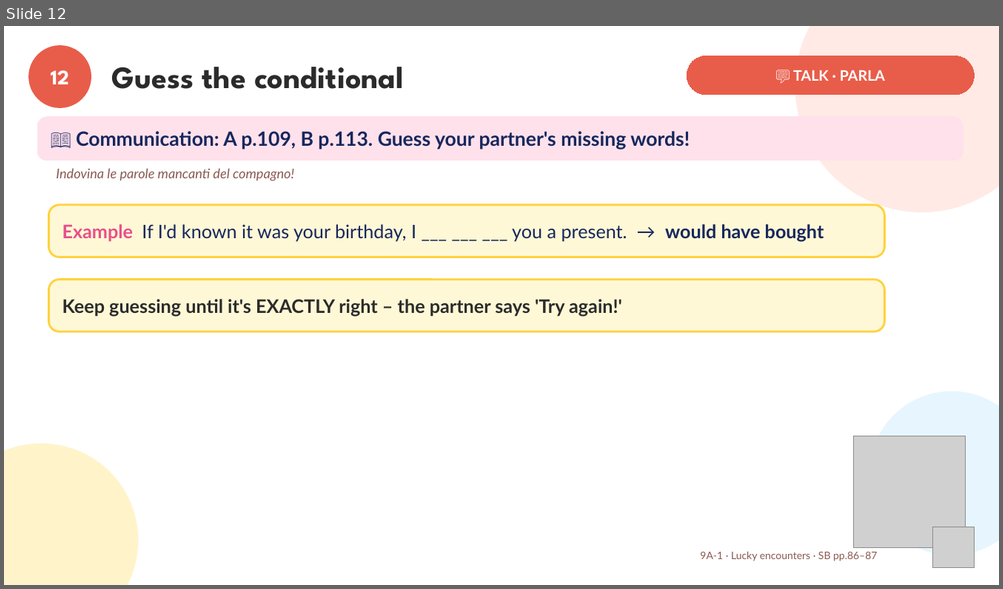
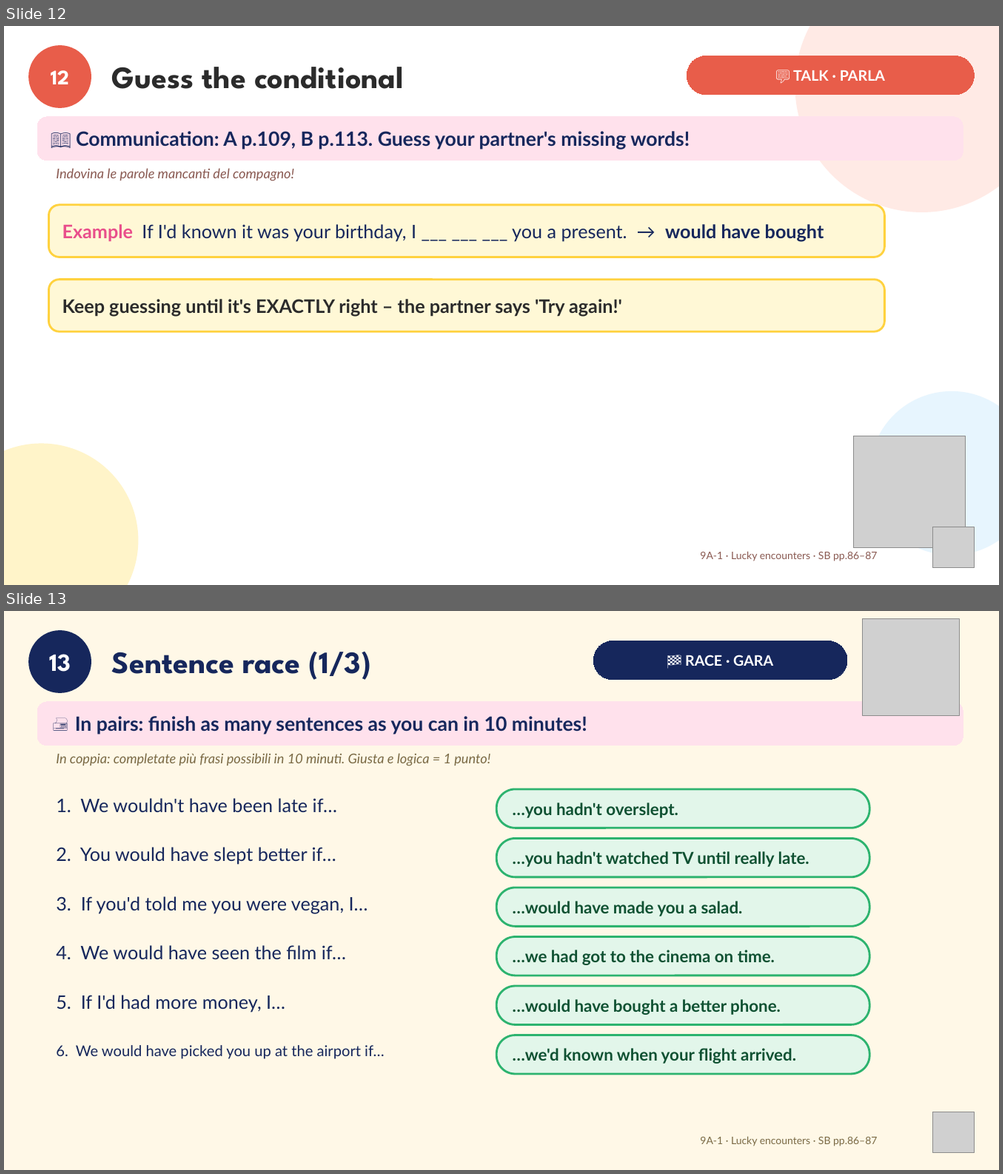
Before and after one commit to londonlanguageschool/Bagheria-, a slide deck: materials/B1/B1_9A-1_Lucky_encounters.pptx. Shown one above the other, each under a label of ours: slide 12 before the commit, slides 12 and 13 after it. The pictures are 1003x589 and 1003x1174 pixels, drawn with LibreOffice and Linux fonts; fonts in the diff are those of the drawing; grey boxes stand for pictures. Boxes give left, top, right and bottom in pixels: in the first picture for what was removed or moved away, otherwise in the second. Text is boxed around its words. In the diff, an @@ line names an element or a change of style, - is before the commit and + after.

```diff
--- a/materials/B1/B1_9A-1_Lucky_encounters.pptx
+++ b/materials/B1/B1_9A-1_Lucky_encounters.pptx
@@ slide 13 added at (4,611,999,1170), background #FFF8E7 @@
@@ ellipse added at (30,632,90,692), fill #16275C, outline #16275C 3 pt, 24 pt, text #FFFFFF, bold @@
+13
@@ picture added at (862,618,959,715) @@
@@ text added at (112,651,371,680), 30 pt, text #16275C, bold @@
+Sentence race (1/3)
@@ rounded rectangle added at (594,641,847,680), fill #16275C, outline #16275C 0.75 pt, 14 pt, text #FFFFFF, bold @@
+🏁 RACE · GARA
@@ rounded rectangle added at (37,702,963,745), fill #FFE1EC, outline #FFE1EC 0.75 pt, 19 pt, text #16275C, bold @@
+🖨 In pairs: finish as many sentences as you can in 10 minutes!
@@ text added at (56,753,490,766), 13 pt, text #7A6A45, italic @@
+In coppia: completate più frasi possibili in 10 minuti. Giusta e logica = 1 punto!
@@ text added at (56,798,337,812), 18 pt, text #16275C @@
+1. We wouldn't have been late if…
@@ rounded rectangle added at (496,789,870,828), fill #E2F6EA, outline #2DB36F 2 pt, 16 pt, text #0F5132, bold @@
+…you hadn't overslept.
@@ text added at (56,847,336,865), 18 pt, text #16275C @@
+2. You would have slept better if…
@@ rounded rectangle added at (496,839,870,877), fill #E2F6EA, outline #2DB36F 2 pt, 16 pt, text #0F5132, bold @@
+…you hadn't watched TV until really late.
@@ text added at (56,897,368,914), 18 pt, text #16275C @@
+3. If you'd told me you were vegan, I…
@@ rounded rectangle added at (496,888,870,926), fill #E2F6EA, outline #2DB36F 2 pt, 16 pt, text #0F5132, bold @@
+…would have made you a salad.
@@ rounded rectangle added at (496,937,870,976), fill #E2F6EA, outline #2DB36F 2 pt, 16 pt, text #0F5132, bold @@
+…we had got to the cinema on time.
@@ text added at (56,945,346,960), 18 pt, text #16275C @@
+4. We would have seen the film if…
@@ rounded rectangle added at (496,986,870,1025), fill #E2F6EA, outline #2DB36F 2 pt, 16 pt, text #0F5132, bold @@
+…would have bought a better phone.
@@ text added at (56,995,285,1012), 18 pt, text #16275C @@
+5. If I'd had more money, I…
@@ text added at (56,1045,384,1059), 14.4 pt, text #16275C @@
+6. We would have picked you up at the airport if…
@@ rounded rectangle added at (496,1036,870,1074), fill #E2F6EA, outline #2DB36F 2 pt, 16 pt, text #0F5132, bold @@
+…we'd known when your flight arrived.
@@ picture added at (933,1113,974,1153) @@
@@ text added at (700,1136,876,1147), 10 pt, text #7A6A45 @@
+9A-1 · Lucky encounters · SB pp.86–87
```
Also in this commit, not shown: 3 slides changed, 2 other slides added, 3 other files.
